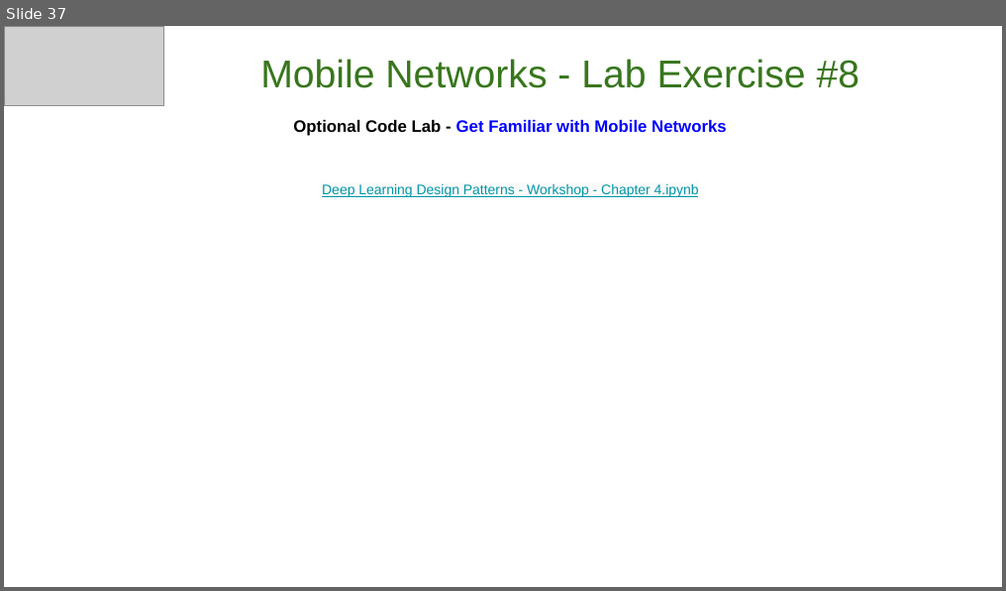
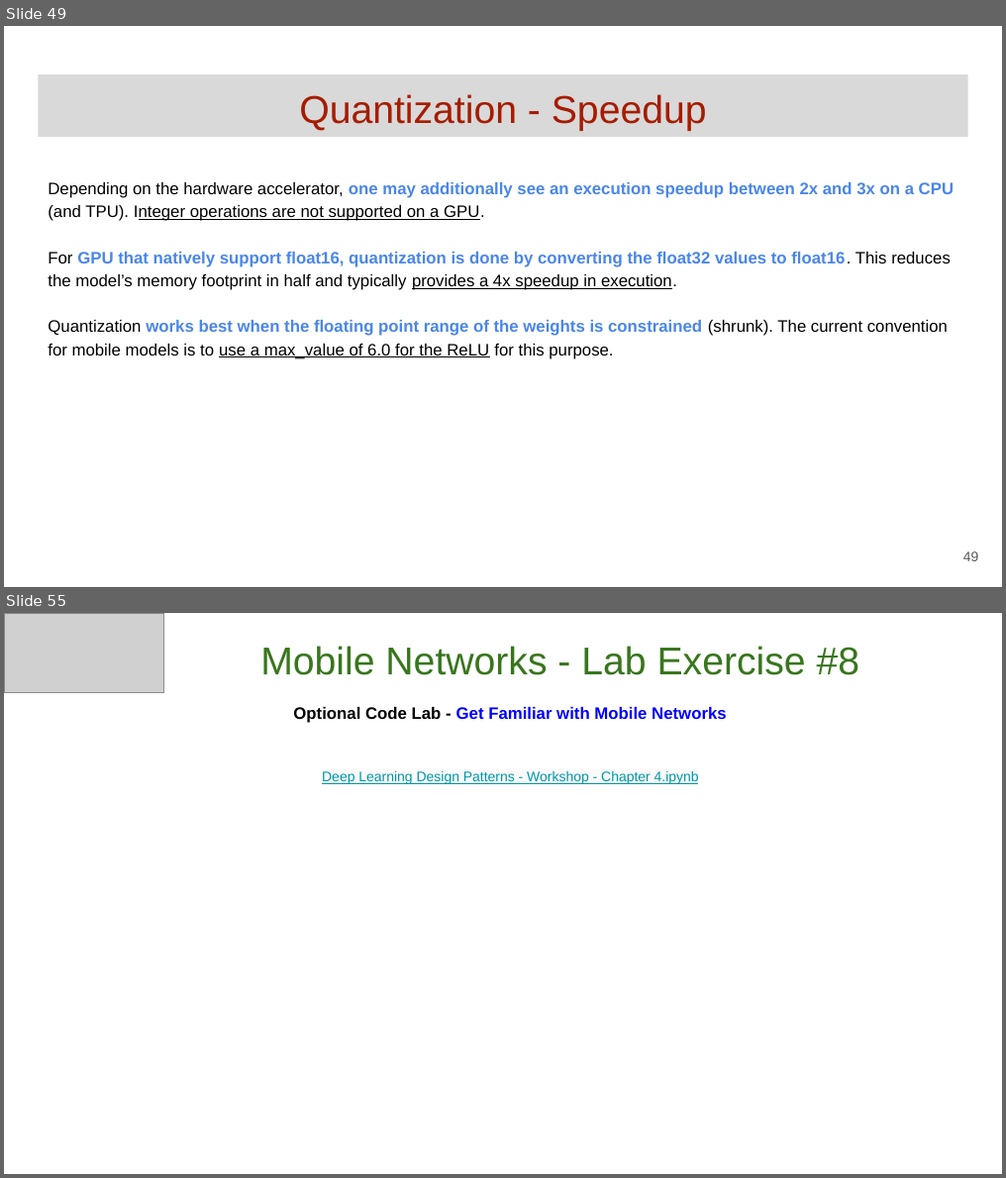
Before and after one commit to GoogleCloudPlatform/keras-idiomatic-programmer, a slide deck: books/deep-learning-design-patterns/Workshops/Junior/Deep Learning Design Patterns - Workshop - Chapter 4.pptx. Shown one above the other, each under a label of ours: slide 37 before the commit, slides 49 and 55 after it; the slides between them are not shown. The pictures are 1006x591 and 1006x1178 pixels, drawn with LibreOffice and Linux fonts; fonts in the diff are those of the drawing; grey boxes stand for pictures. Boxes give left, top, right and bottom in pixels: in the first picture for what was removed or moved away, otherwise in the second. Text is boxed around its words. In the diff, an @@ line names an element or a change of style, - is before the commit and + after.

```diff
--- a/books/deep-learning-design-patterns/Workshops/Junior/Deep Learning Design Patterns - Workshop - Chapter 4.pptx
+++ b/books/deep-learning-design-patterns/Workshops/Junior/Deep Learning Design Patterns - Workshop - Chapter 4.pptx
@@ slide 49 added at [4,26,1002,587], background #FFFFFF @@
@@ title added at [38,75,968,138], fill #D9D9D9, 28 pt, text #A61C00 @@
+Quantization - Speedup
@@ text added at [48,182,953,360], 12 pt, text #000000 @@
+Depending on the hardware accelerator, one may additionally see an execution speedup between 2x and 3x on a CPU (and TPU). Integer operations are not supported on a GPU.
+For GPU that natively support float16, quantization is done by converting the float32 values to float16. This reduces the model’s memory footprint in half and typically provides a 4x speedup in execution.
+Quantization works best when the floating point range of the weights is constrained (shrunk). The current convention for mobile models is to use a max_value of 6.0 for the ReLU for this purpose.
@@ page number added at [963,552,979,562], 10 pt, text #595959 @@
+49
@@ what was slide 37 is now slide 55 @@
```
Also in this commit, not shown: 1 slide changed, 17 other slides added.
